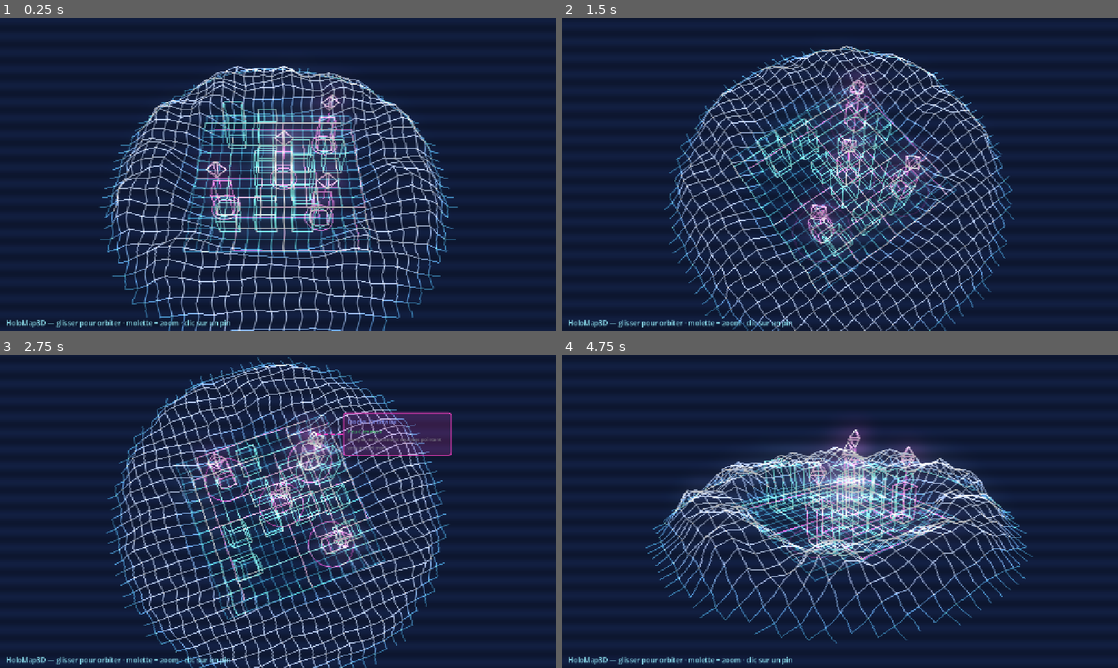
Above: before the commit, frames 1-4 (two rows, left to right).
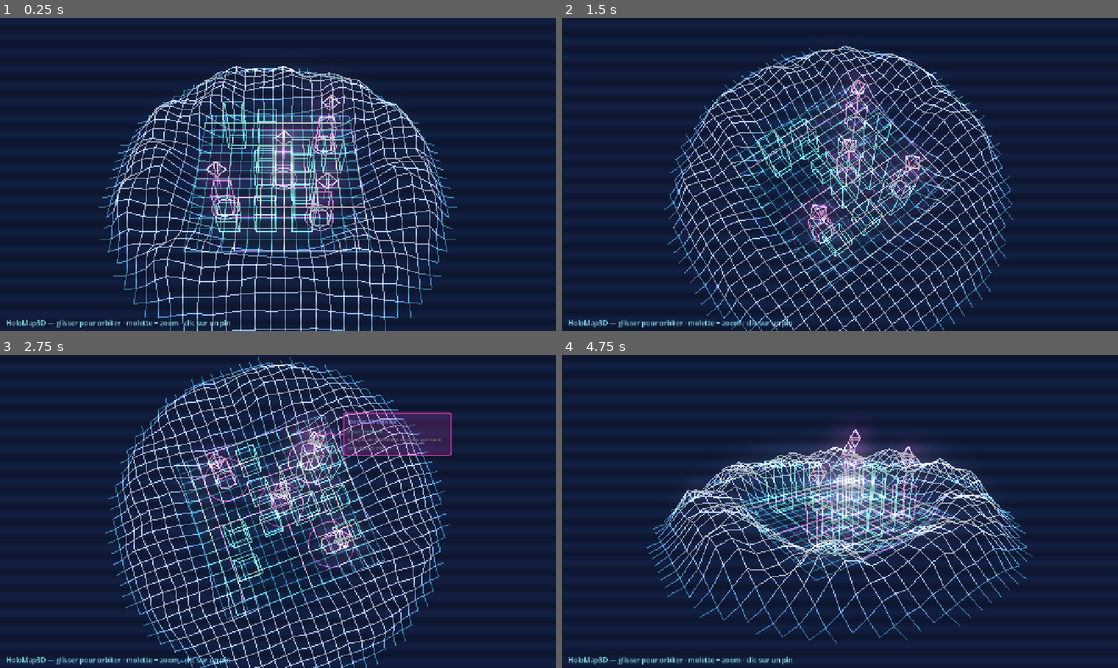
Above: after the commit, the same moments.

Repository: Rhend/Reliquary
Game: Godot game, scene res://scenes/holomap3d/holo_map_3d.tscn
Same seed, same stepped clock (60 frames per second), same inputs: the game is played once before the commit and once after it. This scene is started directly instead of the project's main scene.
Inputs (mouse positions are in pixels of both pictures, inside the frame that each line leads up to):
- Up to frame 1 (0.25 s): no input
- Up to frame 2 (1.5 s): tap Enter at 0.5, 0.6 s; move the mouse to (962, 158) at 0.52 s; hold Right 0.53-1.25 s; click (962, 158) at 0.67 s; tap Space (ui_select) at 0.77 s; drag from (728, 190) to (812, 237) at 1.27 s
- Up to frame 3 (2.75 s): move the mouse to (333, 442) at 2.02 s; hold Right from 2.03 s (still down); tap Enter at 2.1 s
- Up to frame 4 (4.75 s): release Right at 2.75 s; drag from (812, 574) to (673, 464) at 2.77 s; move the mouse to (1006, 558) at 3.52 s; hold Left 3.53-4.25 s; tap Enter at 3.6 s; tap Space (ui_select) at 3.77 s; drag from (673, 464) to (756, 433) at 4.27 s

The runs differ from the first frame. In frame 1, 8.8% of the frame differs, in the area x 17-83%, y 15-100%; in frame 2, 11%, in the area x 18-82%, y 8-100%; in frame 3, 11%; in frame 4, 6.7%.

Commit message:
tune(holomap3d): désactive l'ondulation (distorsion de bord) par défaut
Amplitude de distorsion à 0 dans HoloMap3D + les deux shaders post
(holo_post, holo_post_container). Le paramètre reste exposé pour réactivation.

Co-Authored-By: Claude Opus 4.8 <noreply@anthropic.com>

Diff:
--- a/scenes/holomap3d/HoloMap3D.gd
+++ b/scenes/holomap3d/HoloMap3D.gd
@@ -84,7 +84,7 @@
 @export var scanline_count := 240.0
 @export var scanline_speed := 0.6
 @export_range(0.0, 0.5) var flicker_amplitude := 0.04
-@export_range(0.0, 0.02) var distortion_amplitude := 0.0035
+@export_range(0.0, 0.02) var distortion_amplitude := 0.0   # 0 = pas d'ondulation
 # Post-process interne (scanlines/flicker/distorsion sur un CanvasLayer). À
 # DÉSACTIVER quand la scène est embarquée dans un SubViewport : le post est
 # alors porté par le SubViewportContainer (cf. HoloMap3DOverlay).
--- a/scenes/holomap3d/holo_post.gdshader
+++ b/scenes/holomap3d/holo_post.gdshader
@@ -15,7 +15,7 @@
 uniform float scanline_count     = 240.0;
 uniform float scanline_speed     = 0.6;
 uniform float flicker_amplitude  = 0.05;
-uniform float distortion_amplitude = 0.004;
+uniform float distortion_amplitude = 0.0;   // 0 = pas d'ondulation
 
 float flicker(float t) {
 	float a = 0.5 + 0.5 * sin(t * 6.30);
--- a/scenes/holomap3d/holo_post_container.gdshader
+++ b/scenes/holomap3d/holo_post_container.gdshader
@@ -15,7 +15,7 @@
 uniform float scanline_count     = 240.0;
 uniform float scanline_speed     = 0.6;
 uniform float flicker_amplitude  = 0.04;
-uniform float distortion_amplitude = 0.0035;
+uniform float distortion_amplitude = 0.0;   // 0 = pas d'ondulation
 
 float flicker(float t) {
 	float a = 0.5 + 0.5 * sin(t * 6.30);
